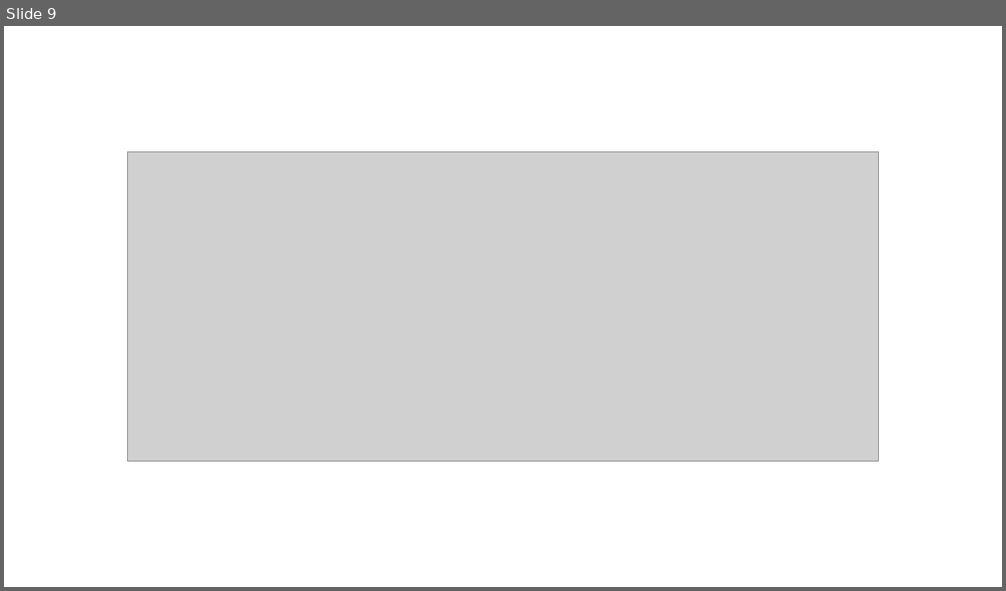
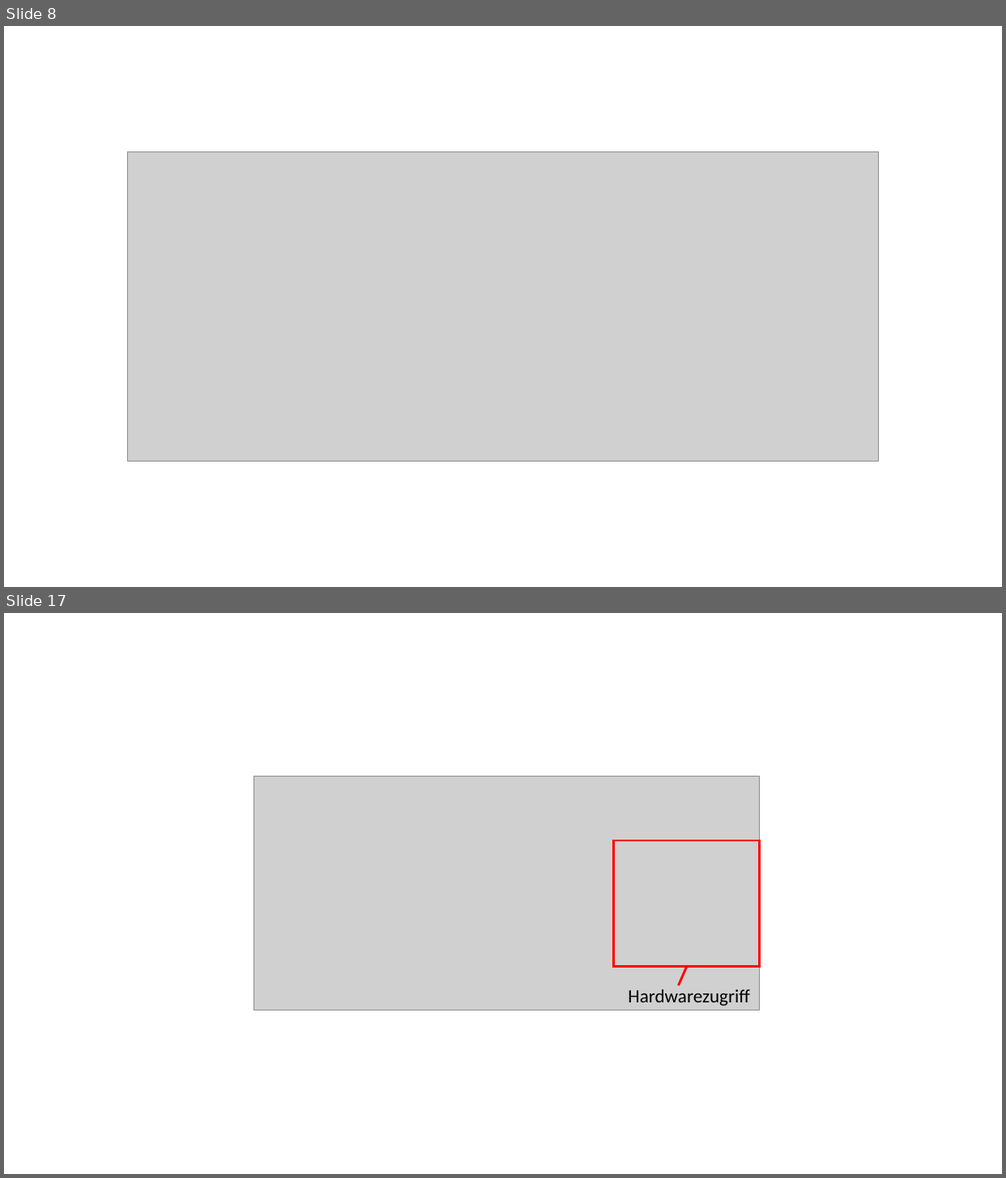
Before and after one commit to Chriss95De/Bachelors-Thesis-VHDL-Pattern-Detection, a slide deck: Dokumentation/Stand Oster/Grafiken.pptx. Shown one above the other, each under a label of ours: slide 9 before the commit, slides 8 and 17 after it; the slides between them are not shown. The pictures are 1006x591 and 1006x1178 pixels, drawn with LibreOffice and Linux fonts; fonts in the diff are those of the drawing; grey boxes stand for pictures. Boxes give left, top, right and bottom in pixels: in the first picture for what was removed or moved away, otherwise in the second. Text is boxed around its words. In the diff, an @@ line names an element or a change of style, - is before the commit and + after.

```diff
--- a/Dokumentation/Stand Oster/Grafiken.pptx
+++ b/Dokumentation/Stand Oster/Grafiken.pptx
@@ slide 17 added at (x1=4, y1=613, x2=1002, y2=1174), background #FFFFFF @@
@@ picture added at (x1=254, y1=776, x2=760, y2=1012) @@
@@ rectangle added at (x1=614, y1=841, x2=760, y2=967), outline #FF0000 2.25 pt @@
@@ line added from (679, 986) to (687, 967), #FF0000 2.25 pt @@
@@ text added at (x1=628, y1=990, x2=749, y2=1006), 18 pt, text #000000 @@
+Hardwarezugriff
@@ what was slide 9 is now slide 8 @@
```
Also in this commit, not shown: 1 slide changed, 12 other slides added, 30 other files.
